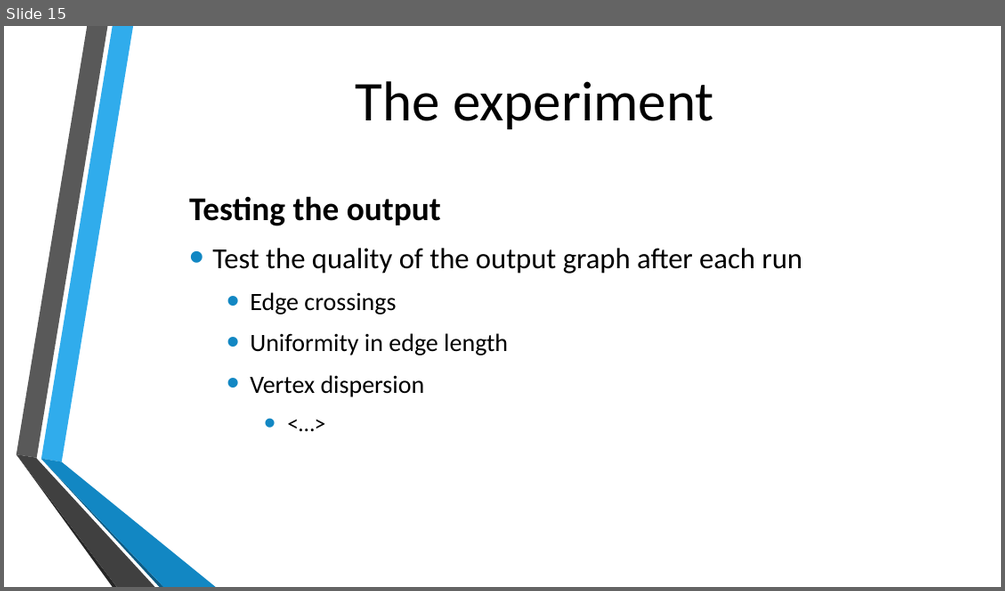
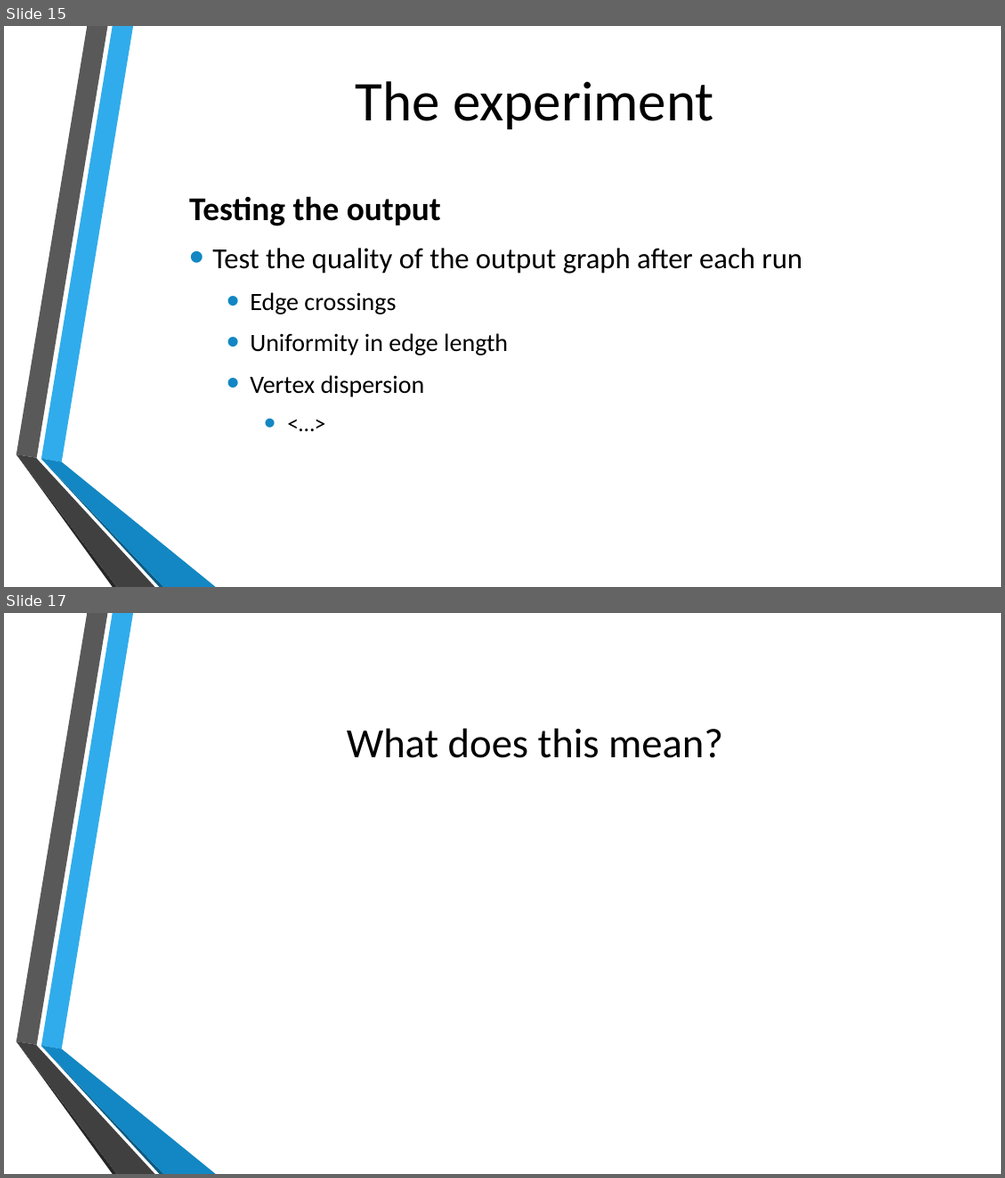
Before and after one commit to michielvh1995/OMI, a slide deck: Presentatie/Onderzoek eindpresentatie.pptx. Shown one above the other, each under a label of ours: slide 15 before the commit, slides 15 and 17 after it; the slides between them are not shown. The pictures are 1005x591 and 1005x1178 pixels, drawn with LibreOffice and Linux fonts; fonts in the diff are those of the drawing; background and template pictures are left out. Boxes give left, top, right and bottom in pixels: in the first picture for what was removed or moved away, otherwise in the second. Text is boxed around its words. In the diff, an @@ line names an element or a change of style, - is before the commit and + after.

```diff
--- a/Presentatie/Onderzoek eindpresentatie.pptx
+++ b/Presentatie/Onderzoek eindpresentatie.pptx
@@ slide 17 added at bbox=[4, 613, 1001, 1174], background picture (left out); not listed: 6 template elements that a slide beside it also shows @@
@@ title added at bbox=[347, 728, 723, 758], 40 pt, text #000000 @@
+What does this mean?
```
Also in this commit, not shown: 1 slide changed, 2 other slides added.
